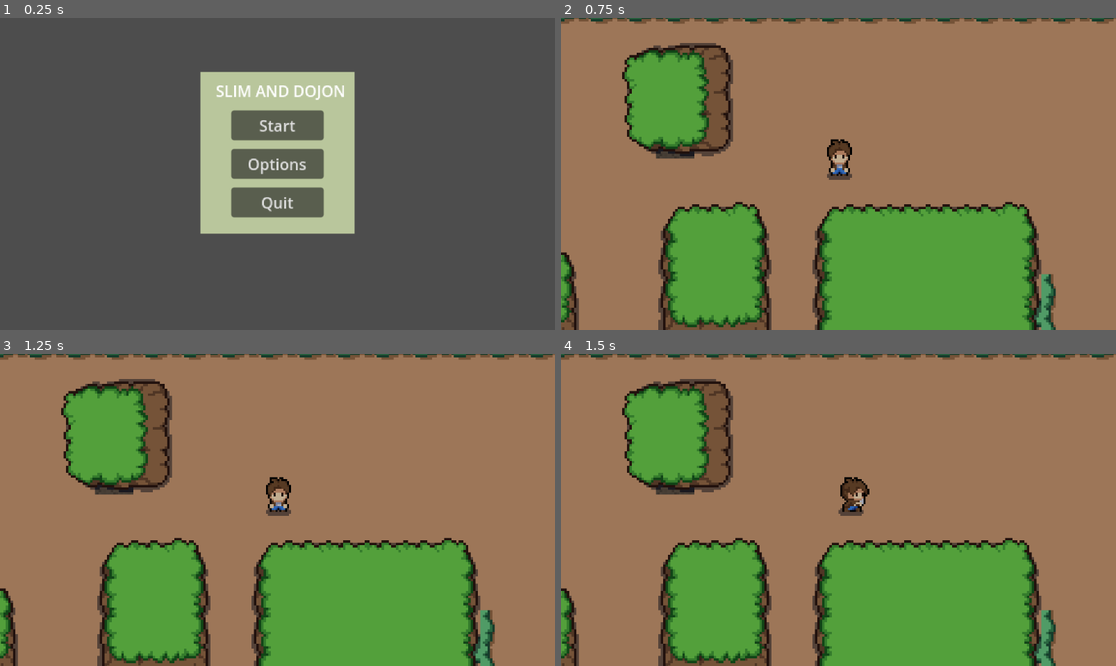
Above: before the commit, frames 1-4 (two rows, left to right).
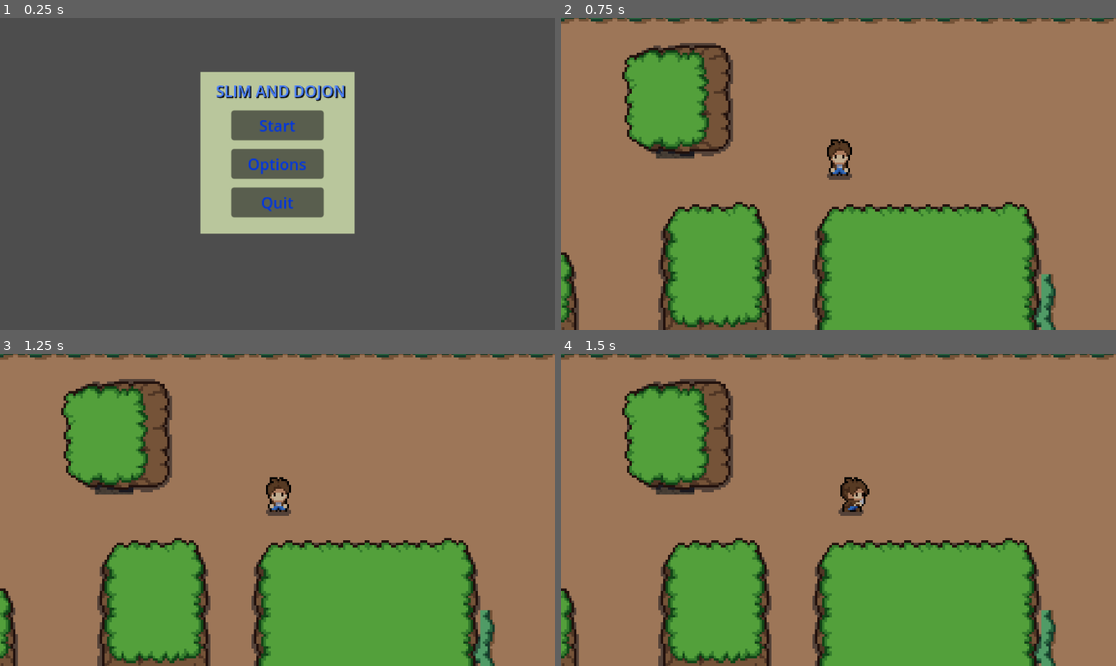
Above: after the commit, the same moments.

Repository: triuyen/Godot_grp_project
Game: Godot game, scene res://game_design/start_menu.tscn
The game is run twice, just before and just after one commit, with the same random seed, the same clock (stepped at 60 frames per second) and the same inputs. This scene is started directly instead of the project's main scene.
Inputs (mouse positions are in pixels of both pictures, inside the frame that each line leads up to):
- Up to frame 1 (0.25 s): no input
- Up to frame 2 (0.75 s): click "Start" at 0.5 s
- Up to frame 3 (1.25 s): no input
- Up to frame 4 (1.5 s): move the mouse to (960, 494) at 1.27 s; hold D (player_right) from 1.28 s (still down); click (960, 494) at 1.35 s

The runs differ from the first frame. In frame 1, 1.2% of the frame differs, in the area x 38-63%, y 21-63%; in frame 2, nothing differs; in frame 3, nothing differs; in frame 4, nothing differs.

Commit message:
[WIP] Start UI colors

Diff:
--- a/godot/game_design/start_menu.tscn
+++ b/godot/game_design/start_menu.tscn
@@ -25,6 +25,9 @@
 offset_top = 8.0
 offset_right = 151.0
 offset_bottom = 40.0
+theme_override_colors/font_color = Color(0.286693, 0.501015, 1, 1)
+theme_override_colors/font_shadow_color = Color(0, 0, 0, 1)
+theme_override_colors/font_outline_color = Color(0.758192, 0.758192, 0.758192, 1)
 text = "Slim and Dojon"
 horizontal_alignment = 1
 uppercase = true
@@ -35,6 +38,8 @@
 offset_top = 40.0
 offset_right = 128.0
 offset_bottom = 71.0
+theme_override_colors/font_disabled_color = Color(0.286275, 0.501961, 1, 1)
+theme_override_colors/font_color = Color(0.00477987, 0.209667, 0.879101, 1)
 text = "Start"
 
 [node name="Option_btn" type="Button" parent="."]
@@ -43,6 +48,7 @@
 offset_top = 80.0
 offset_right = 128.0
 offset_bottom = 111.0
+theme_override_colors/font_color = Color(0.00392157, 0.207843, 0.878431, 1)
 text = "Options"
 
 [node name="Quit_btn" type="Button" parent="."]
@@ -51,6 +57,7 @@
 offset_top = 120.0
 offset_right = 128.0
 offset_bottom = 151.0
+theme_override_colors/font_color = Color(0.00392157, 0.207843, 0.878431, 1)
 text = "Quit"
 
 [connection signal="pressed" from="Start_btn" to="." method="_on_StartButton_pressed"]
